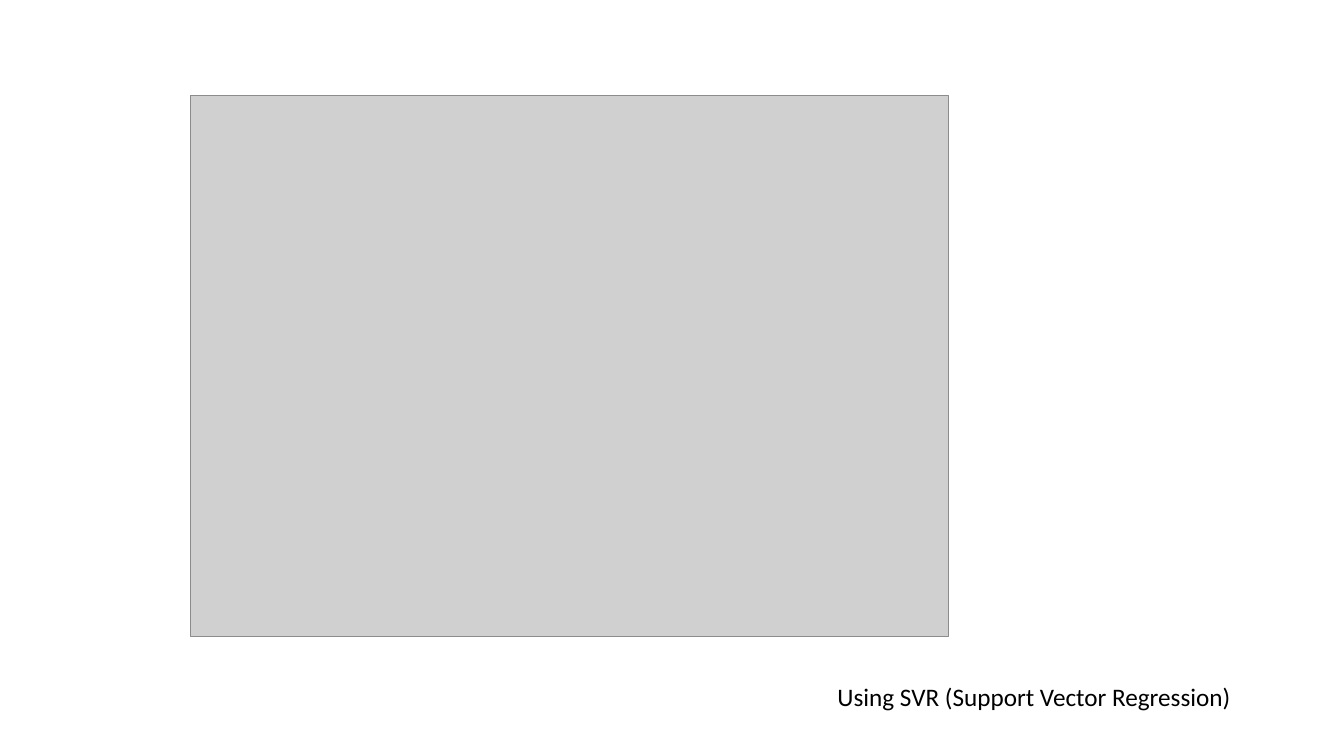
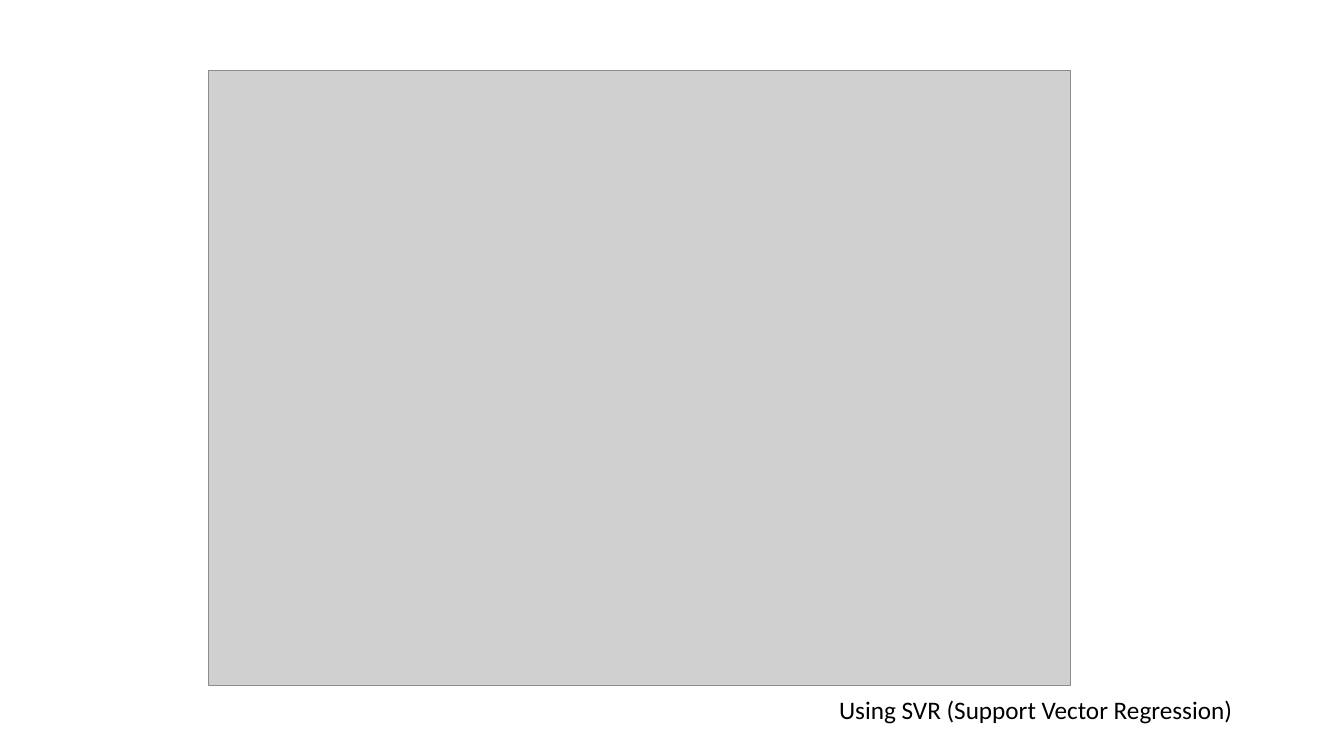
Before and after one commit to rajprasadshrestha/groupassignments, a slide deck: slide 14 of nosqldatabase/Presentation5.pptx (slide 15 before the commit). Drawn at 1344x756 pixels with LibreOffice and Linux fonts; fonts in the diff are those of the drawing; grey boxes stand for pictures. Boxes give left, top, right and bottom in pixels: in the first picture for what was removed or moved away, otherwise in the second. Text is boxed around its words. In the diff, an @@ line names an element or a change of style, - is before the commit and + after.

```diff
--- a/nosqldatabase/Presentation5.pptx
+++ b/nosqldatabase/Presentation5.pptx
@@ picture: place and size @@
-picture at [191,96,949,637]
+picture at [209,71,1071,687]
@@ text "Using SVR (Support Vector Regression)": place and size @@
-text "Using SVR (Support Vector Regression)" at [837,688,1230,711]
+text "Using SVR (Support Vector Regression)" at [839,700,1232,724]
```
Also in this commit, not shown: 8 other slides changed, 5 slides added, 5 slides removed, 2 other files.
